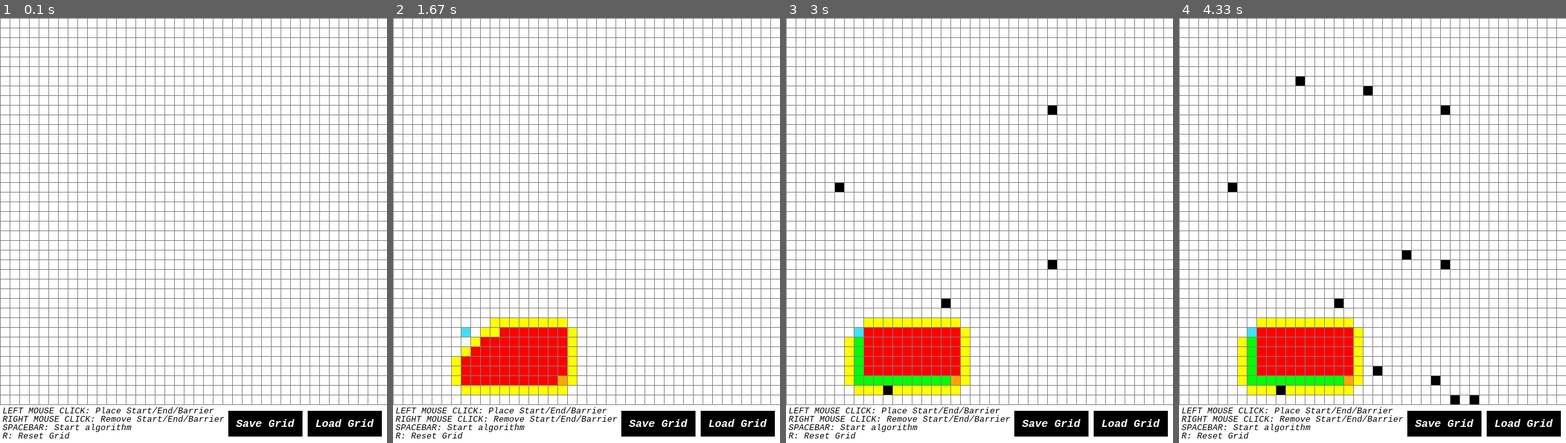
Above: before the commit, frames 1-4 (left to right).
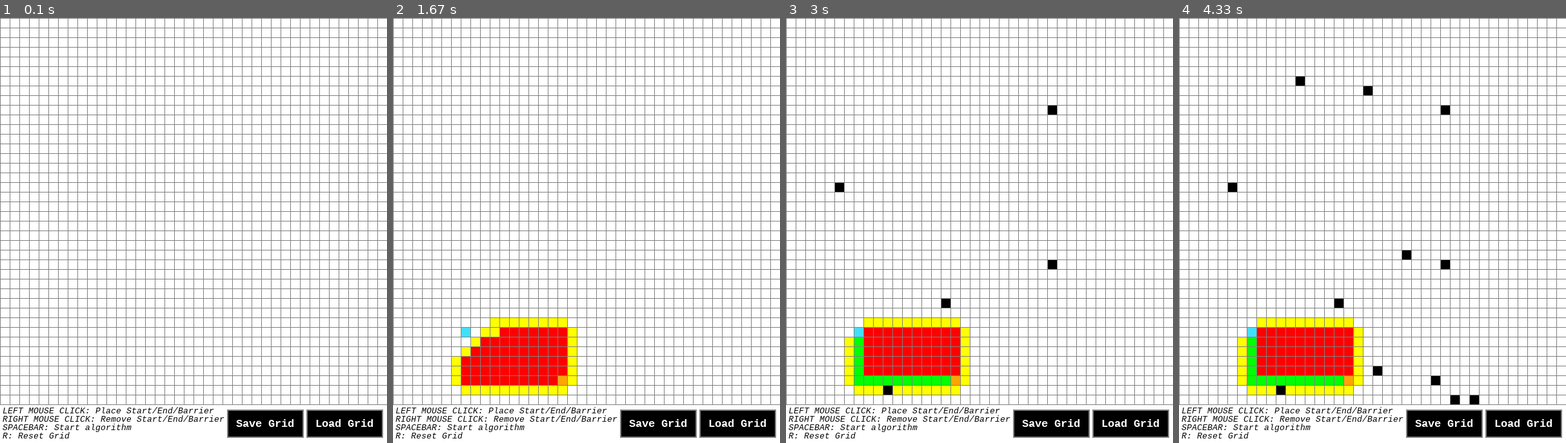
Above: after the commit, the same moments.

Repository: T995CC/CodingStuff
Game: pygame game, started from Python/PythonPrograms/Custom Games/PathFindingVisualizer/PathFindingVisualizer.py
Same seed, same stepped clock (60 frames per second), same inputs: the game is played once before the commit and once after it.
Inputs (mouse positions are in pixels of both pictures, inside the frame that each line leads up to):
- Up to frame 1 (0.1 s): no input
- Up to frame 2 (1.67 s): press the mouse at (656, 421) at 0.37 s; move the mouse to (563, 375) at 0.47 s; release the mouse at (466, 328) at 0.6 s; tap Space at 0.67 s
- Up to frame 3 (3 s): press the mouse at (1049, 421) at 2.03 s; move the mouse to (1049, 268) at 2.13 s; release the mouse at (1049, 111) at 2.27 s; press the mouse at (1049, 421) at 2.37 s; move the mouse to (967, 409) at 2.47 s; release the mouse at (886, 392) at 2.6 s; press the mouse at (1049, 421) at 2.7 s; move the mouse to (944, 307) at 2.8 s; release the mouse at (836, 188) at 2.93 s
- Up to frame 4 (4.33 s): press the mouse at (1442, 421) at 3.03 s; move the mouse to (1403, 260) at 3.13 s; release the mouse at (1368, 94) at 3.27 s; press the mouse at (1523, 421) at 3.37 s; move the mouse to (1449, 396) at 3.47 s; release the mouse at (1380, 370) at 3.6 s; press the mouse at (1523, 421) at 3.7 s; move the mouse to (1411, 251) at 3.8 s; release the mouse at (1298, 81) at 3.93 s; press the mouse at (1523, 421) at 4.03 s; move the mouse to (1476, 400) at 4.13 s; release the mouse at (1430, 379) at 4.27 s

The runs differ from the first frame. In frame 1, 0.5% of the frame differs, in the area x 58-99%, y 92-99%; in frame 2, 0.5%; in frame 3, 0.5%; in frame 4, 0.5%.

Commit message:
Added animation to non-functioning buttons

Diff:
--- a/Python/PythonPrograms/Custom Games/PathFindingVisualizer/PathFindingVisualizer.py
+++ b/Python/PythonPrograms/Custom Games/PathFindingVisualizer/PathFindingVisualizer.py
@@ -8,11 +8,12 @@
 ROWS = 40
 WINDOW = pygame.display.set_mode((WIDTH, HEIGHT))
 pygame.display.set_caption("A* Path Finding Visualizer")
-font_button = pygame.font.SysFont('ocraextended', 17, bold = 1, italic = 1)
+font_button = pygame.font.SysFont('ocraextended', 17, bold = 1, italic = 0)
 font_screen = pygame.font.SysFont('ocraextended', 13, italic = 1)
 
 RED = (255, 0, 0)
 GREEN = (0, 255, 0)
+DARKGREEN = (0, 110, 0)
 BLUE = (0, 0, 255)
 YELLOW = (255, 255, 0)
 WHITE = (255, 255, 255)
@@ -20,7 +21,8 @@
 PURPLE = (128, 0, 128)
 ORANGE = (255, 165 ,0)
 GREY = (128, 128, 128)
-TURQUOISE = (64, 224, 250)	  #CUSTOM COLOR
+DARKGREY = (77, 77, 77)
+CYAN = (64, 224, 250)	  #CUSTOM COLOR
 
 controls_text1 = 'LEFT MOUSE CLICK: Place Start/End/Barrier'
 controls_text2 = 'RIGHT MOUSE CLICK: Remove Start/End/Barrier'
@@ -54,7 +56,7 @@
 		return self.color == ORANGE
 
 	def is_end(self):
-		return self.color == TURQUOISE
+		return self.color == CYAN
 
 	def reset(self):
 		self.color = WHITE
@@ -72,7 +74,7 @@
 		self.color = ORANGE
 
 	def make_end(self):
-		self.color = TURQUOISE
+		self.color = CYAN
 
 	def make_path(self):
 		self.color = GREEN
@@ -217,7 +219,7 @@
 		self.height = height
 		self.text = text
 
-	def draw_button(self,WINDOW,outline=None):
+	def draw_button(self,WINDOW,outline=GREY):
 		#Call this method to draw the button on the screen
 		if outline:
 			pygame.draw.rect(WINDOW, outline, (self.x-2,self.y-2,self.width+4,self.height+4),0)
@@ -259,13 +261,26 @@
 		draw(window, grid, ROWS, width)
 		for event in pygame.event.get():
 
+			pos = pygame.mouse.get_pos()
+
 			if event.type == pygame.QUIT:
 				run = False
 
+			if event.type == pygame.MOUSEMOTION:
+				if save_button.isOver(pos):
+					save_button.color = DARKGREY
+				else:
+					save_button.color = BLACK
+
+				if load_button.isOver(pos):
+					load_button.color = DARKGREY
+				else:
+					load_button.color = BLACK
+
 
 			if pygame.mouse.get_pressed()[0]:	 #LEFT MOUSE BUTTON
-				pos = pygame.mouse.get_pos()
-				row, col = get_clicked_pos(pos, ROWS, width)
+				pos1 = pygame.mouse.get_pos()
+				row, col = get_clicked_pos(pos1, ROWS, width)
 				try:
 					node = grid[row][col]
 				except:
@@ -281,8 +296,8 @@
 
 
 			elif pygame.mouse.get_pressed()[2]:   #RIGHT MOUSE BUTTON
-				pos = pygame.mouse.get_pos()
-				row, col = get_clicked_pos(pos, ROWS, width)
+				pos1 = pygame.mouse.get_pos()
+				row, col = get_clicked_pos(pos1, ROWS, width)
 				try:
 					node = grid[row][col]
 				except:
